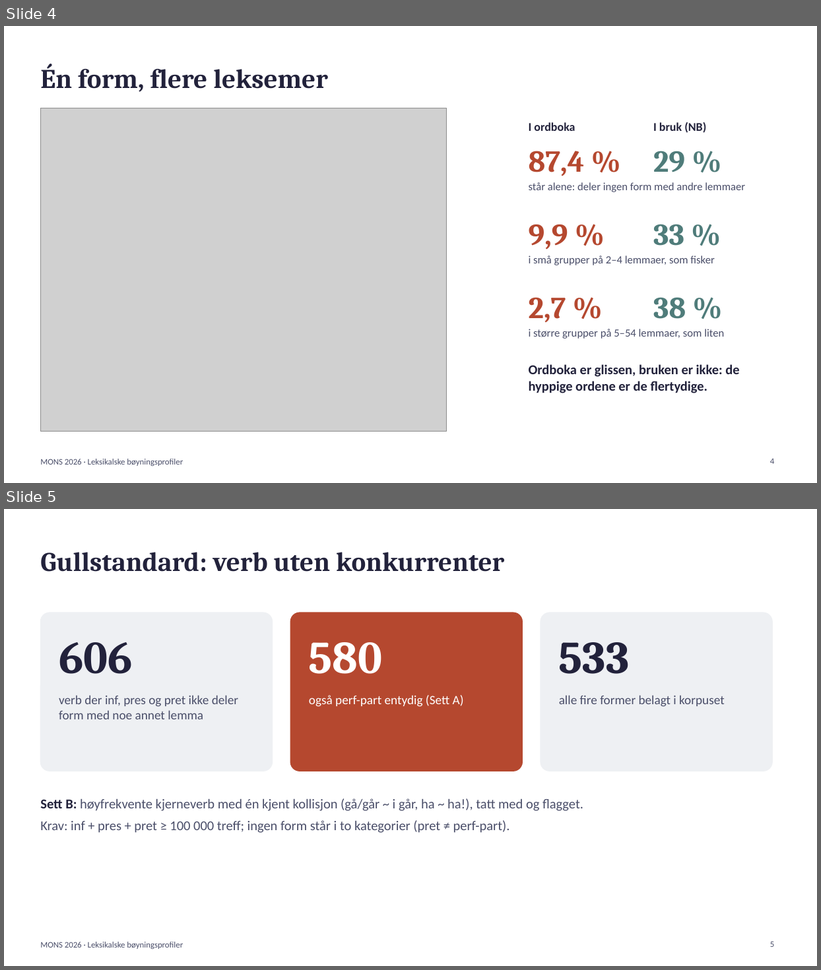
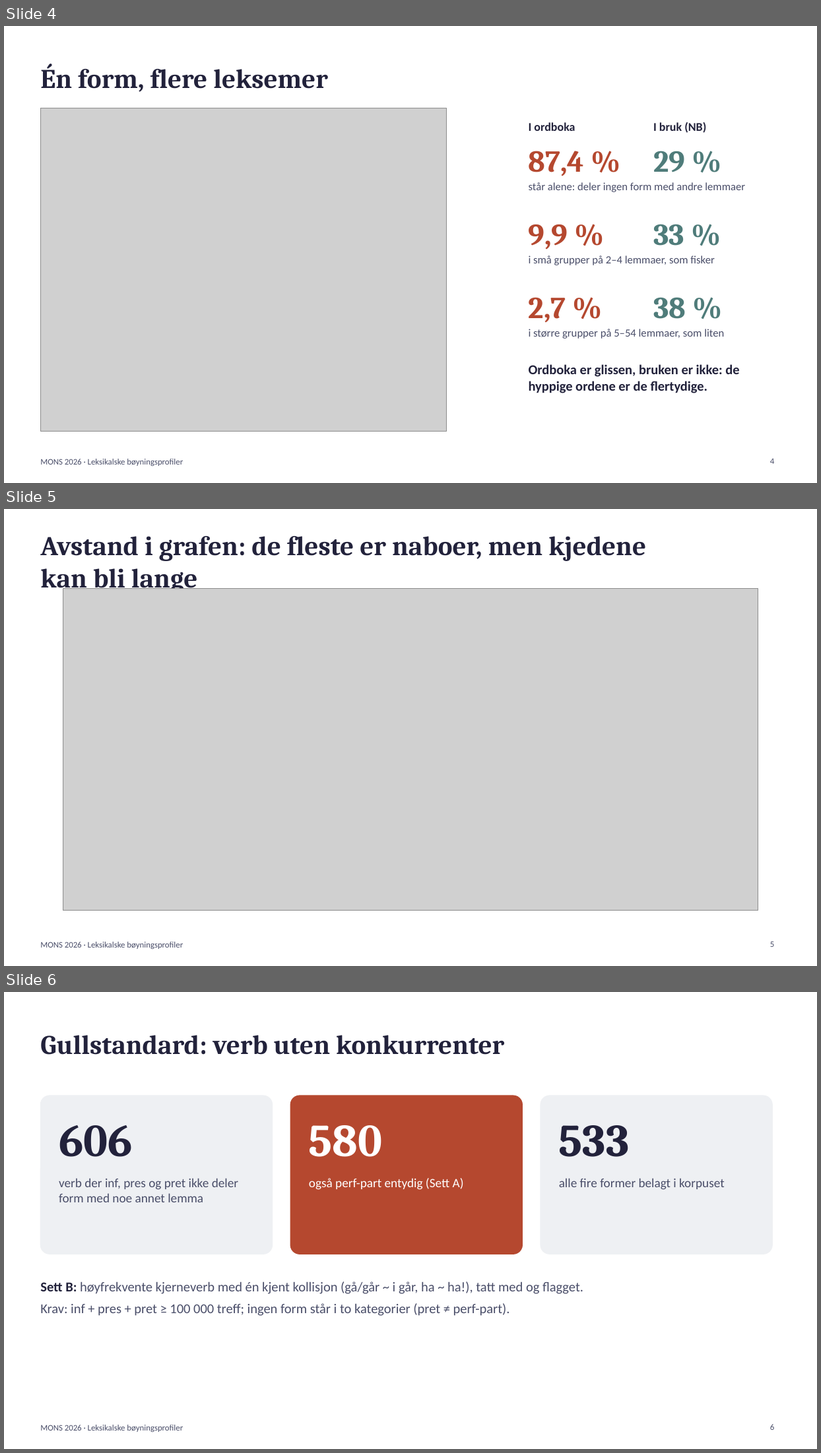
Before and after one commit to Yoonsen/B-yning, a slide deck: tekst/mons_master.pptx. Shown one above the other, each under a label of ours: slides 4 and 5 before the commit, slides 4, 5 and 6 after it. The pictures are 821x970 and 821x1453 pixels, drawn with LibreOffice and Linux fonts; fonts in the diff are those of the drawing; grey boxes stand for pictures. Boxes give left, top, right and bottom in pixels: in the first picture for what was removed or moved away, otherwise in the second. Text is boxed around its words. In the diff, an @@ line names an element or a change of style, - is before the commit and + after.

```diff
--- a/tekst/mons_master.pptx
+++ b/tekst/mons_master.pptx
@@ slide 5 added at box(4, 509, 817, 966), background #FFFFFF; not listed: 1 template element that a slide beside it also shows @@
@@ title added at box(40, 536, 646, 593), 32 pt, text #22223B, bold @@
+Avstand i grafen: de fleste er naboer, men kjedene kan bli lange
@@ picture added at box(63, 588, 758, 910) @@
@@ page number added at box(770, 941, 774, 947), 10 pt, text #4A4E69 @@
+5
@@ what was slide 5 is now slide 6 @@
@@ page number at box(770, 1424, 774, 1430): text changed @@
-5
+6
```
Also in this commit, not shown: 9 slides changed, 4 other files.
